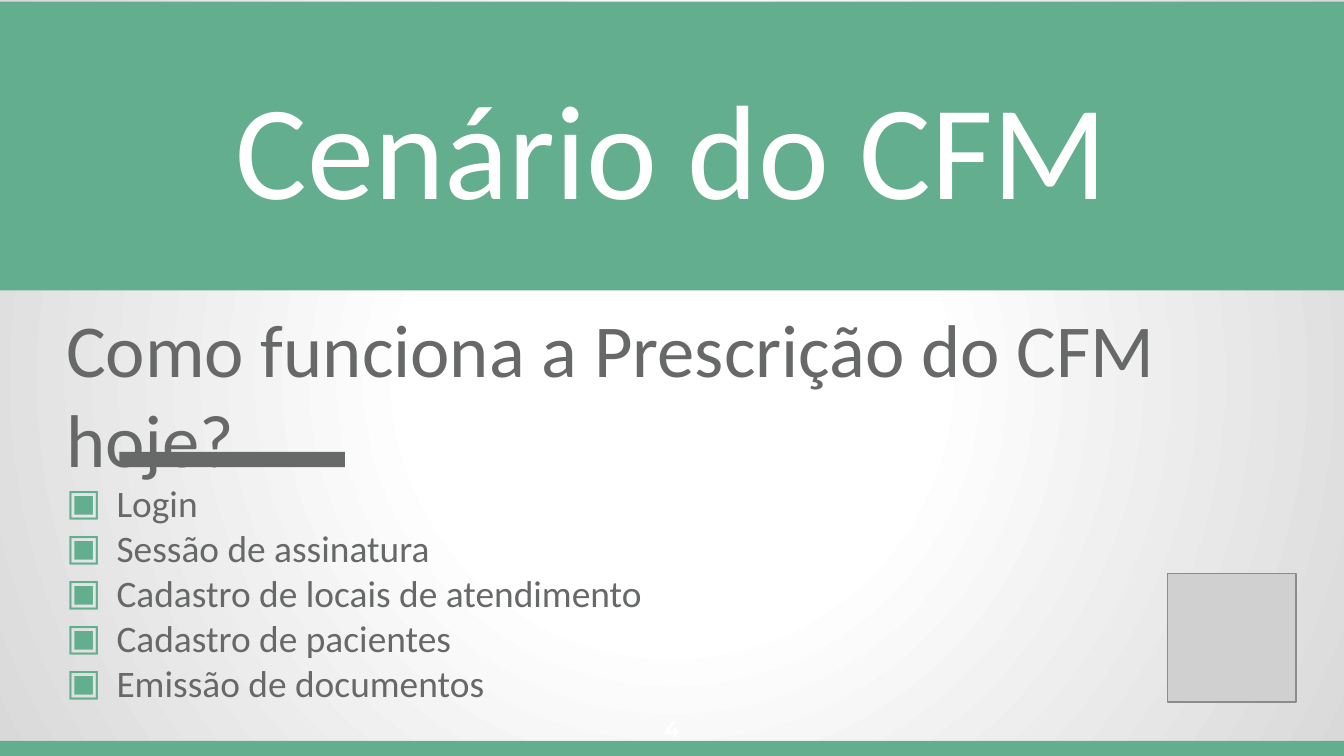
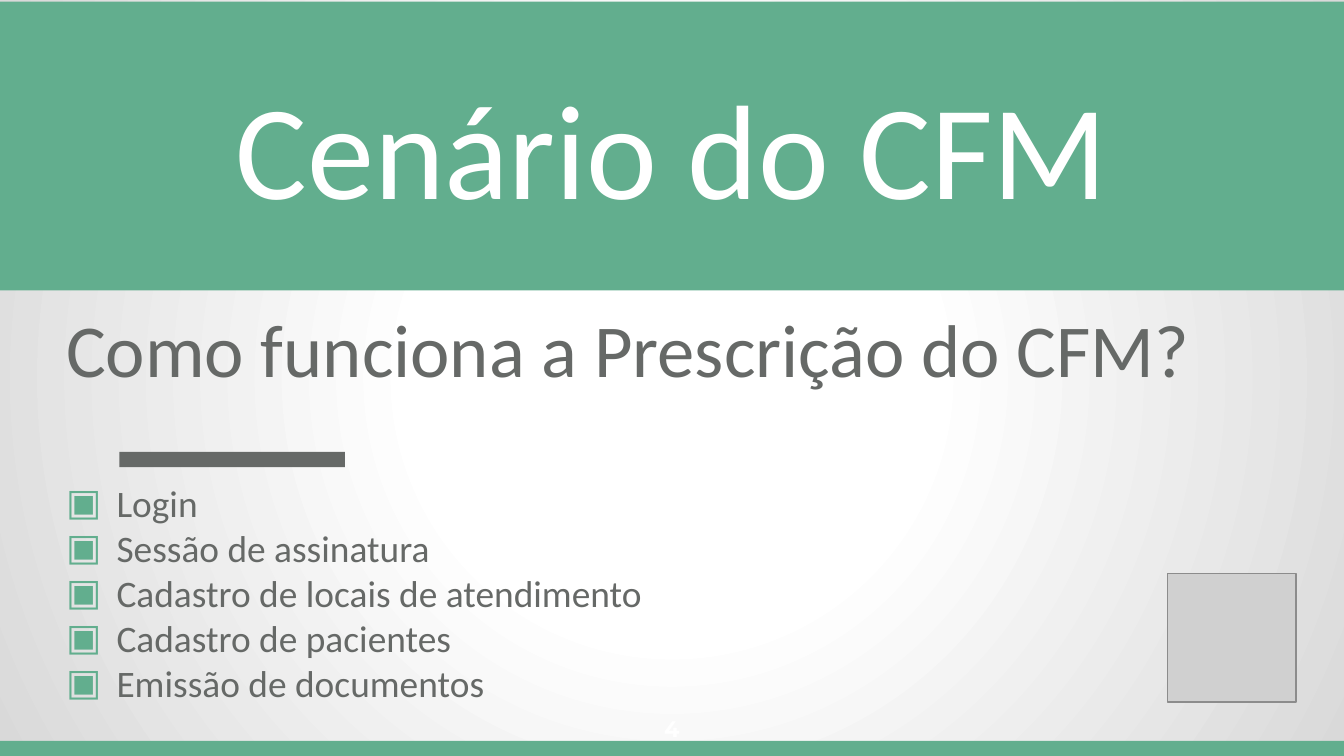
Before and after one commit to Conselho-Federal-de-Medicina/integracao-prescricao-cfm, a slide deck: slide 4 of docs/apresentacao/Integracao_com_a_Prescricao_Eletronica_do_CFM.pptx. Drawn at 1344x756 pixels with LibreOffice and Linux fonts; fonts in the diff are those of the drawing; grey boxes stand for pictures. Boxes give left, top, right and bottom in pixels: in the first picture for what was removed or moved away, otherwise in the second. Text is boxed around its words. In the diff, an @@ line names an element or a change of style, - is before the commit and + after.

```diff
--- a/docs/apresentacao/Integracao_com_a_Prescricao_Eletronica_do_CFM.pptx
+++ b/docs/apresentacao/Integracao_com_a_Prescricao_Eletronica_do_CFM.pptx
@@ subtitle at (x1=66, y1=325, x2=1189, y2=390): text changed @@
-Como funciona a Prescrição do CFM hoje?
+Como funciona a Prescrição do CFM?
```
Also in this commit, not shown: 3 other slides changed, 2 other files.
